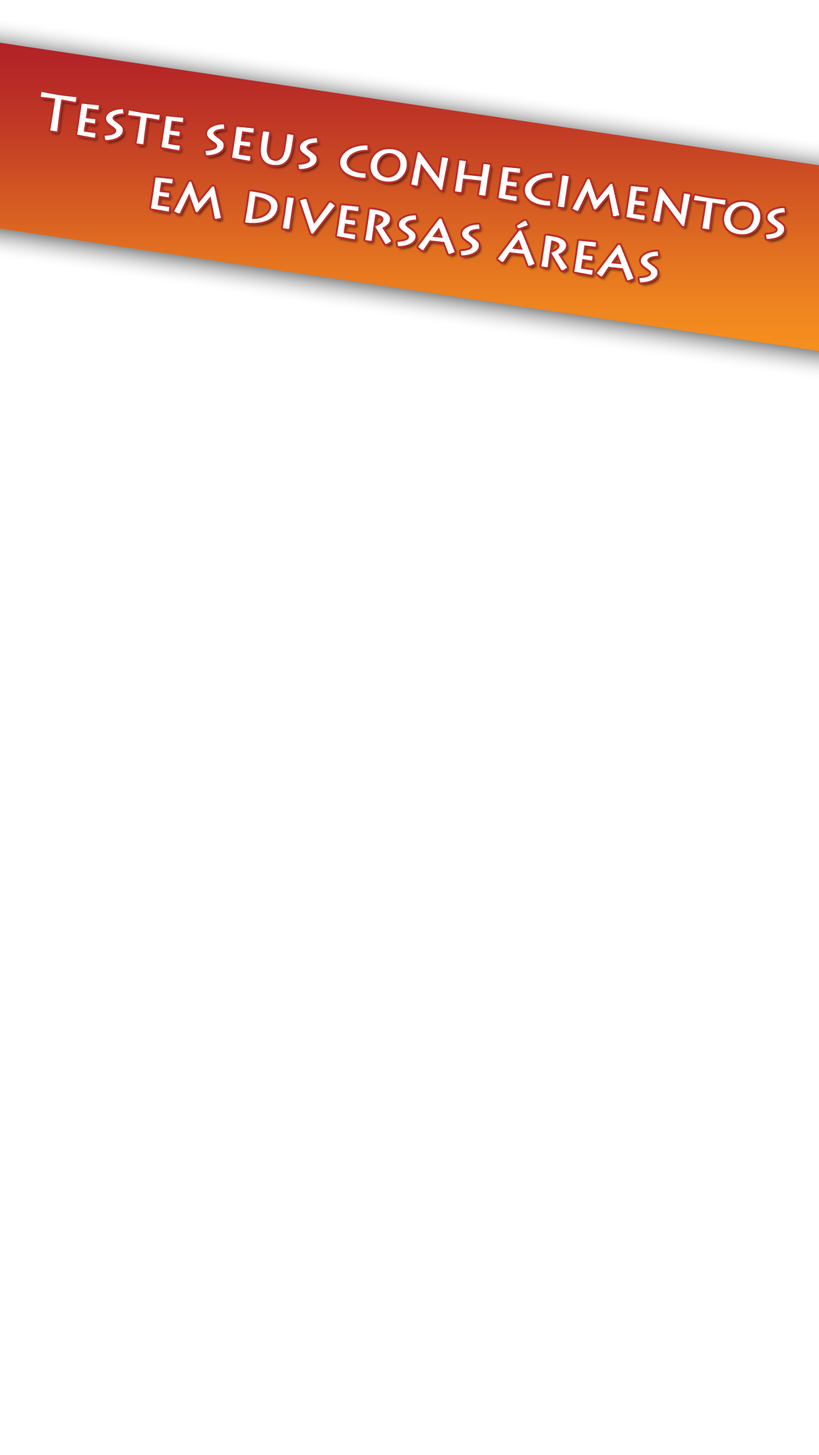
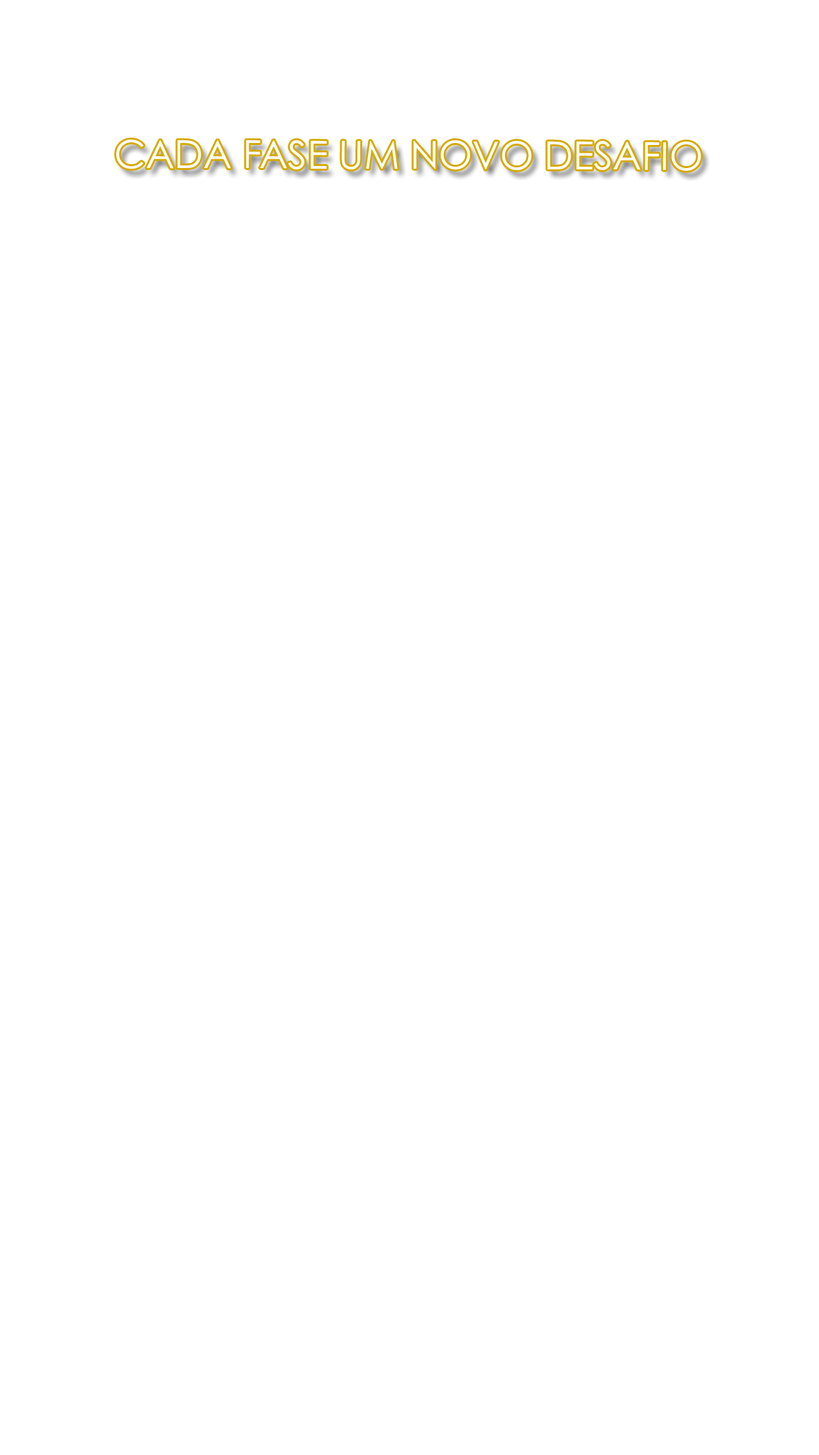
Comparing the layer stacks of the two (819, 1455) images. Changes:
hid "Teste seus conhecimentos em diversas áreas", painted on it over <box>40,91,785,283</box>
showed "Cada fase um novo desafio", painted on it over <box>46,139,778,372</box>
showed group "es" (3 layers) over <box>102,109,671,356</box>
hid "Rectangle 2 copy" over <box>0,42,819,352</box>
